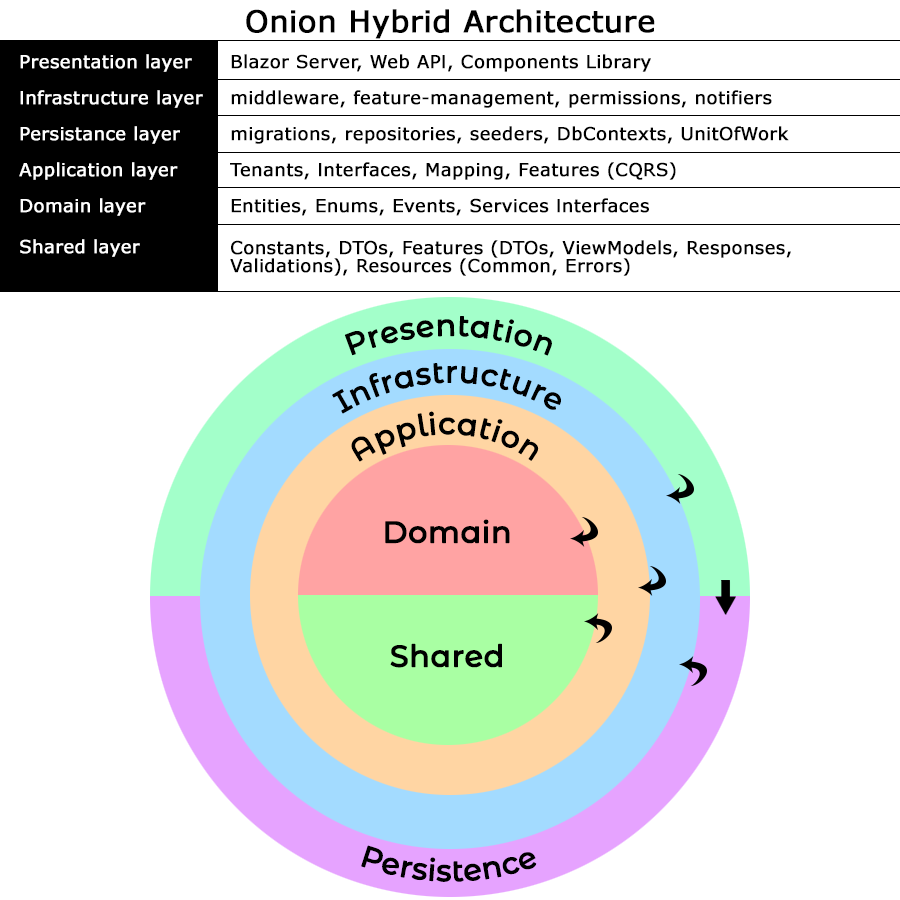
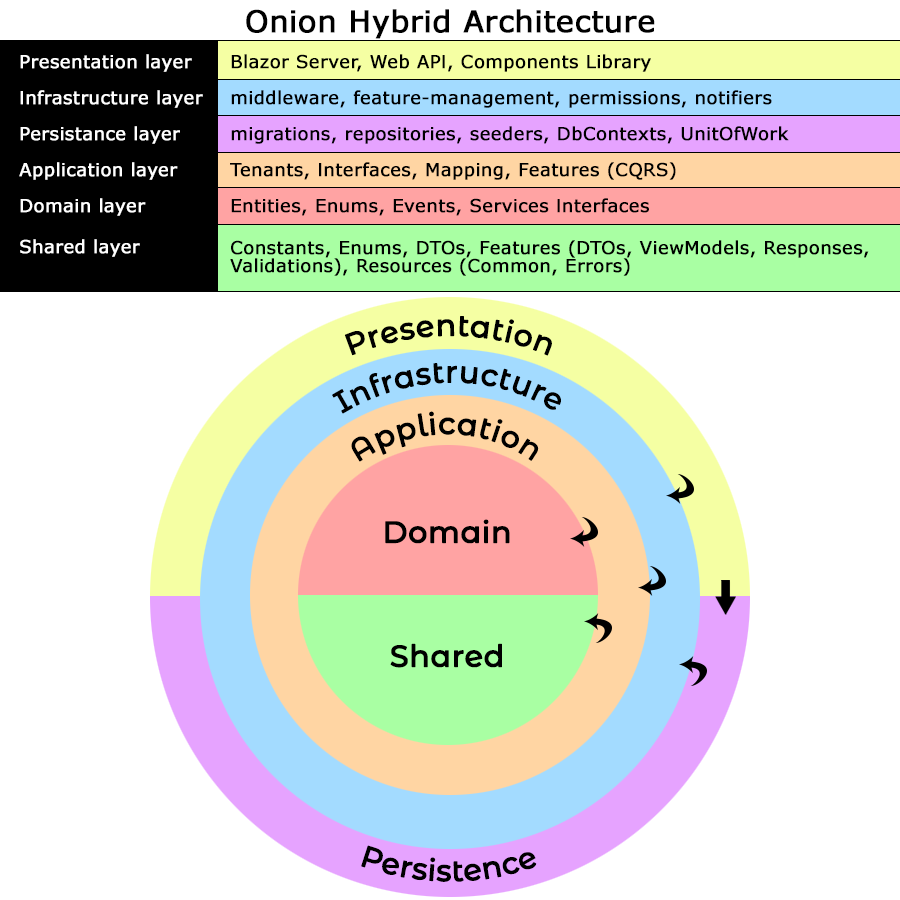
The second w=900, h=900 image is a revision of the first. Changes to its layers:
painted on "Blazor Server, Web API, Components Library middleware, feature-" over [342,240,869,258]
added layer "Layer 11 copy 5" in group "legend" over [218,225,900,291]
added layer "Layer 11 copy 4" in group "legend" over [218,188,900,224]
added layer "Layer 11 copy 3" in group "legend" over [218,153,900,187]
added layer "Layer 11 copy 2" in group "legend" over [218,116,900,155]
added layer "Layer 11 copy" in group "legend" over [218,80,900,115]
added layer "Layer 11" in group "legend" over [218,41,900,79]
